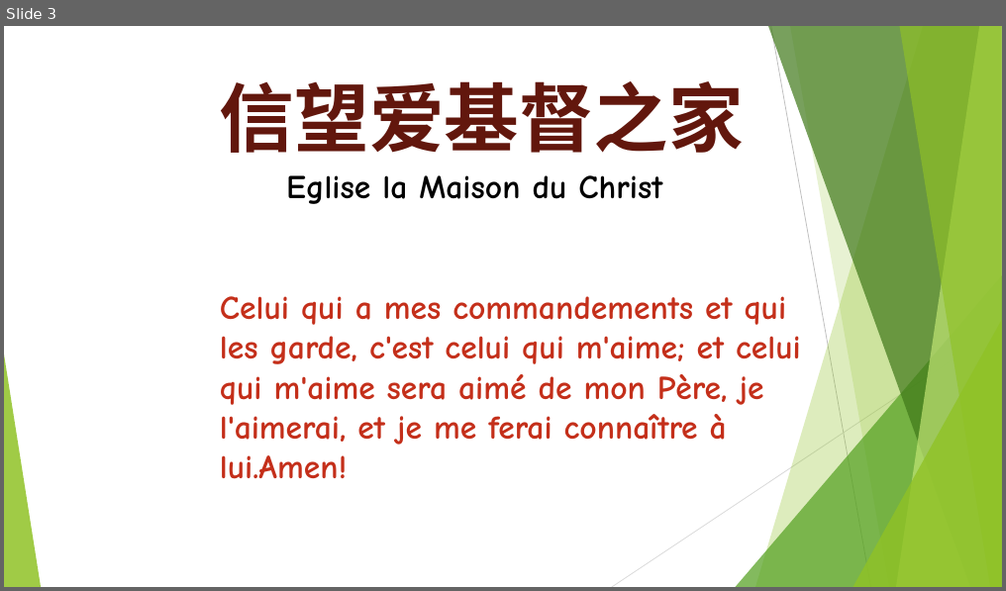
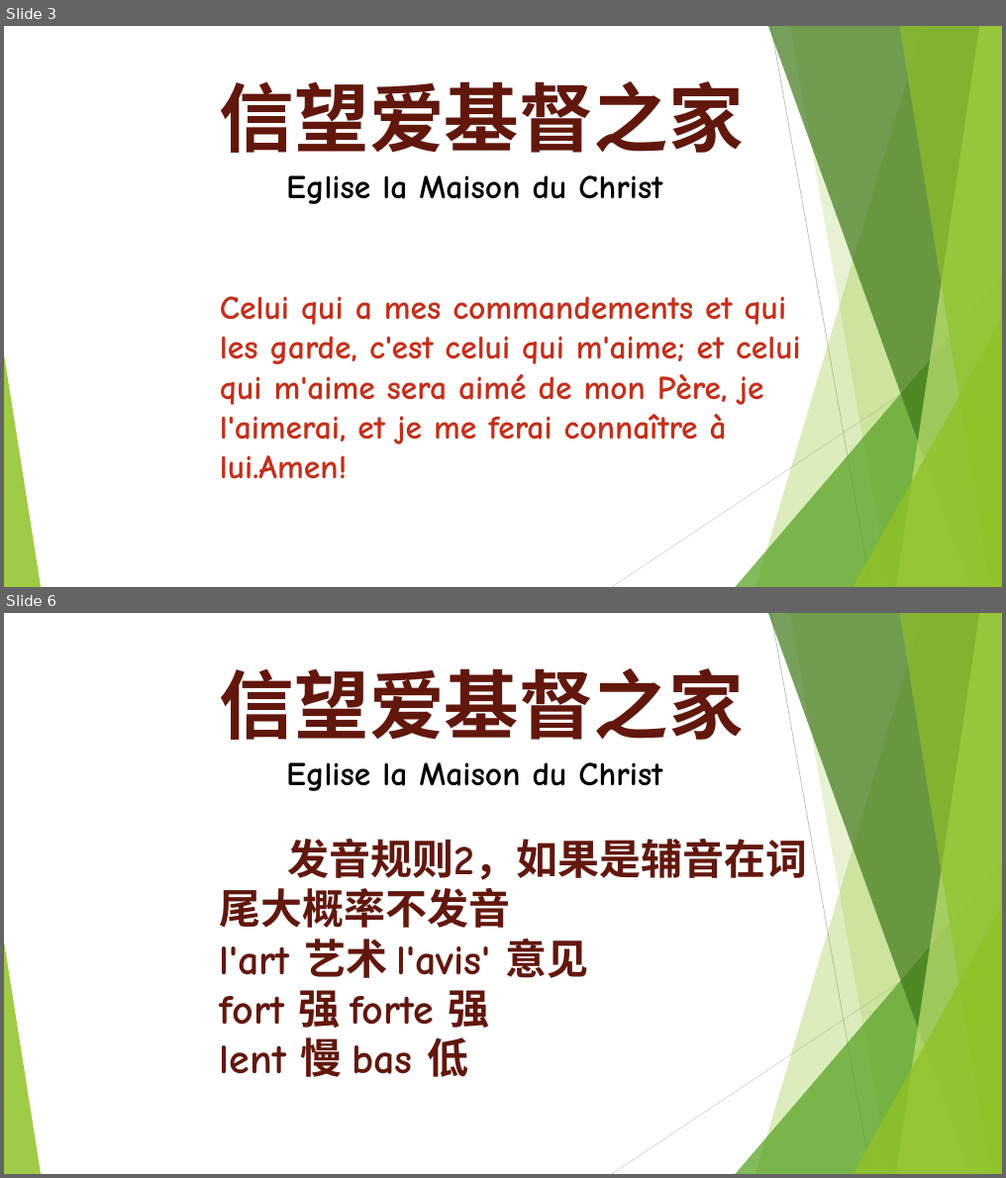
Before and after one commit to WANGZijian1994/SildePPT, a slide deck: 2026-02-22 法语课.pptx. Shown one above the other, each under a label of ours: slide 3 before the commit, slides 3 and 6 after it; the slides between them are not shown. The pictures are 1006x591 and 1006x1178 pixels, drawn with LibreOffice and Linux fonts; fonts in the diff are those of the drawing. Boxes give left, top, right and bottom in pixels: in the first picture for what was removed or moved away, otherwise in the second. Text is boxed around its words. In the diff, an @@ line names an element or a change of style, - is before the commit and + after.

```diff
--- a/2026-02-22 法语课.pptx
+++ b/2026-02-22 法语课.pptx
@@ slide 6 added at (4,613,1002,1174), background #FFFFFF; not listed: 10 template elements that a slide beside it also shows @@
@@ text added at (220,668,807,1077), 40 pt, text #62170D, bold @@
+信望爱基督之家
+Eglise la Maison du Christ
+发音规则2，如果是辅音在词尾大概率不发音
+l'art 艺术 l'avis' 意见
+fort 强 forte 强
+lent 慢 bas 低
```
Also in this commit, not shown: 22 other slides added, 3 other files.
